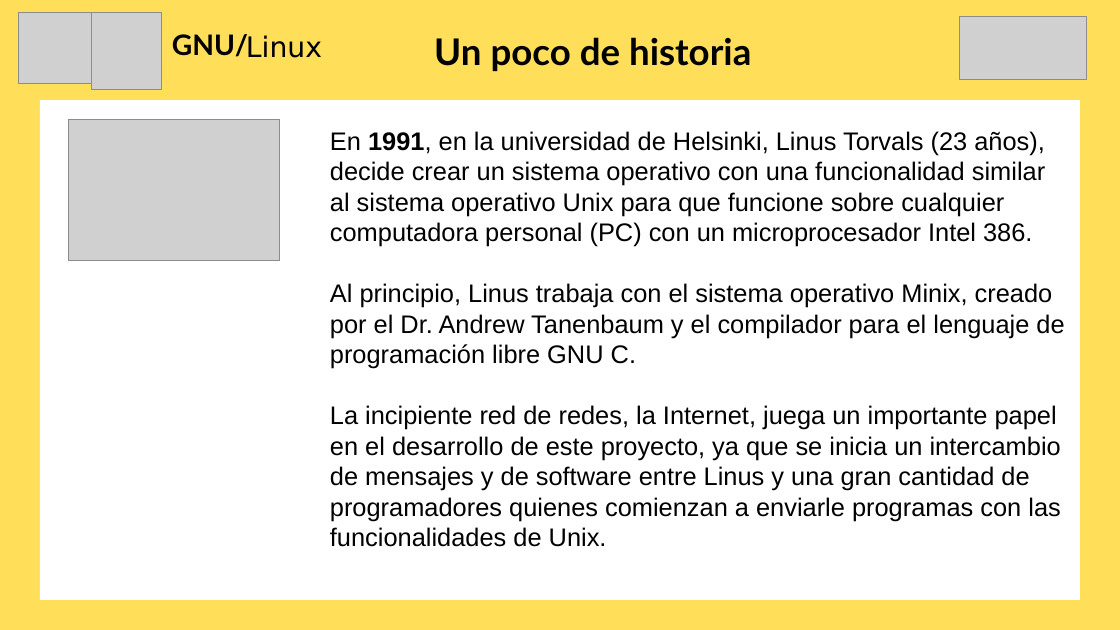
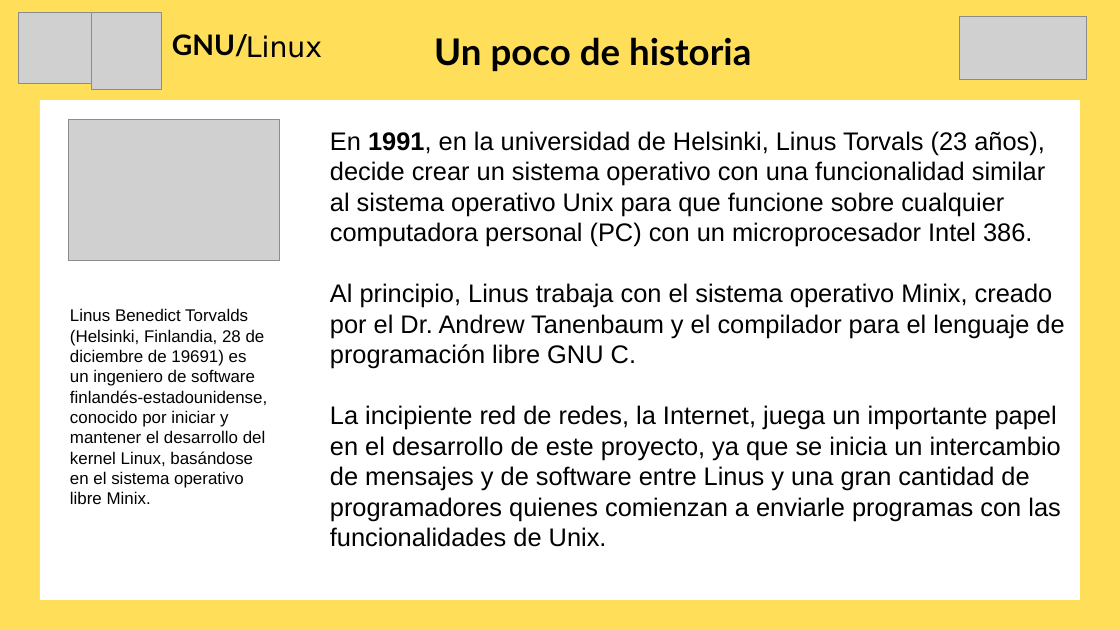
Before and after one commit to marioastur/pildora_linux, a slide deck: slide 6 of presentacion_linux.odp (slide 10 before the commit). Drawn at 1120x630 pixels with LibreOffice and Linux fonts; fonts in the diff are those of the drawing; grey boxes stand for pictures. Boxes give left, top, right and bottom in pixels: in the first picture for what was removed or moved away, otherwise in the second. Text is boxed around its words. In the diff, an @@ line names an element or a change of style, - is before the commit and + after.

```diff
--- a/presentacion_linux.odp
+++ b/presentacion_linux.odp
@@ text added at (x1=70, y1=308, x2=267, y2=504), 12 pt, text #000000 @@
+Linus Benedict Torvalds (Helsinki, Finlandia, 28 de diciembre de 19691) es un ingeniero de software finlandés-estadounidense, conocido por iniciar y mantener el desarrollo del kernel Linux, basándose en el sistema operativo libre Minix.
```
Also in this commit, not shown: 2 other slides changed, 1 other file.
